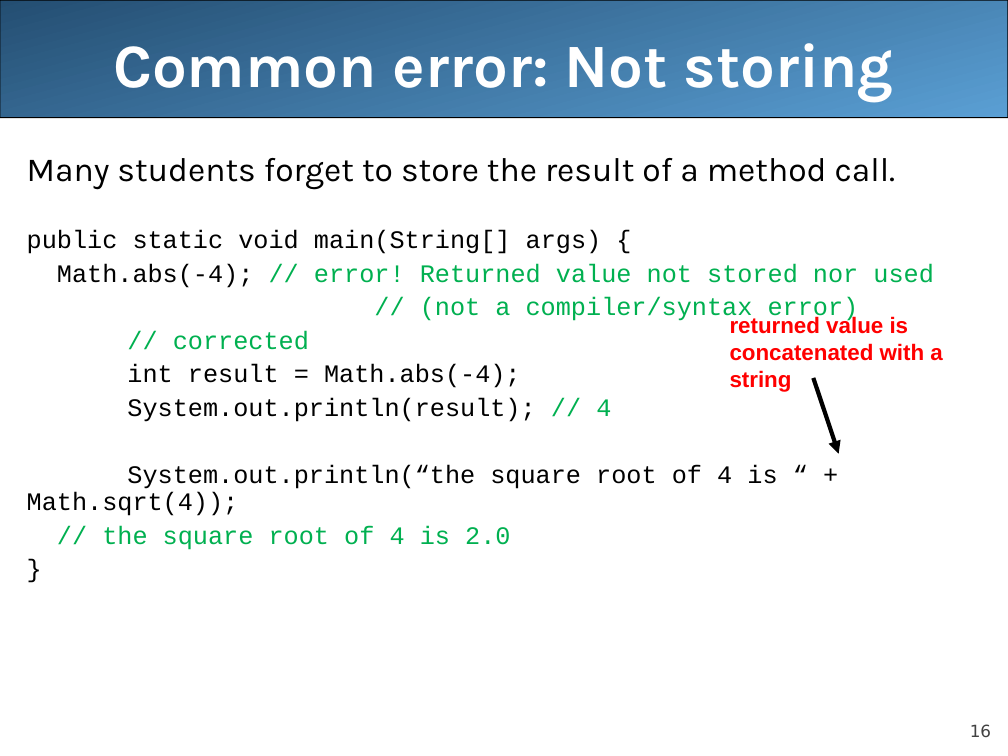
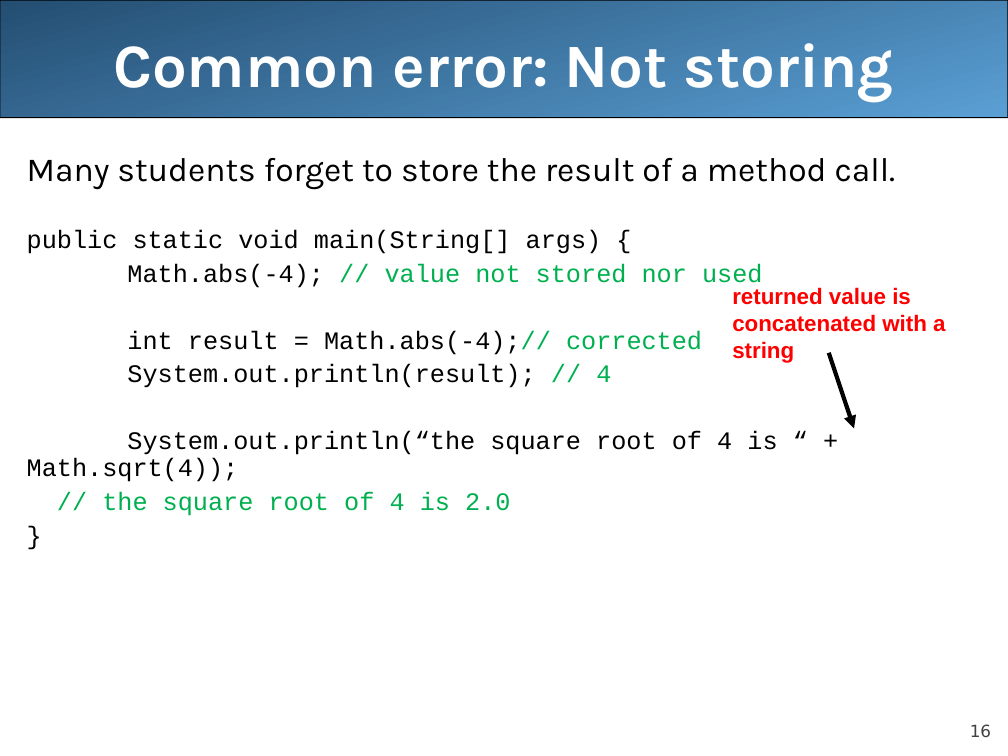
Before and after one commit to pinglee0/unit2, a slide deck: slide 16 of lecture5.ppt. Drawn at 1008x756 pixels with LibreOffice and Linux fonts; fonts in the diff are those of the drawing. Boxes give left, top, right and bottom in pixels: in the first picture for what was removed or moved away, otherwise in the second. Text is boxed around its words. In the diff, an @@ line names an element or a change of style, - is before the commit and + after.

```diff
--- a/lecture5.ppt
+++ b/lecture5.ppt
@@ text at [127, 263, 762, 355]: text changed; text colour #00B050 to #000000 @@
-Math.abs(-4); // error! Returned value not stored nor used
-// (not a compiler/syntax error)
-// corrected
-int result = Math.abs(-4);
+Math.abs(-4); // value not stored nor used
+int result = Math.abs(-4);// corrected
@@ text "returned value is concatenated with ...": place and size @@
-text "returned value is concatenated with ..." at [730, 316, 942, 392]
+text "returned value is concatenated with ..." at [732, 287, 945, 363]
@@ arrow moved from (813, 378) - (839, 454) to (829, 353) - (854, 428) @@
```
Also in this commit, not shown: 4 other slides changed, 2 slides removed.
